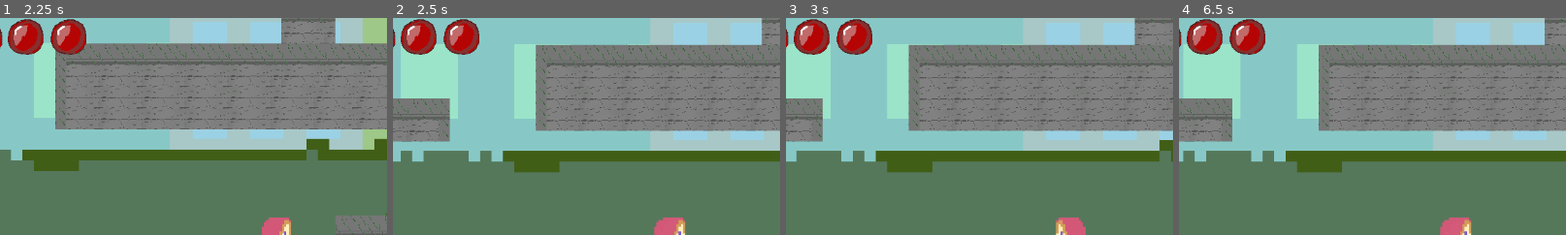
Above: before the commit, frames 1-4 (left to right).
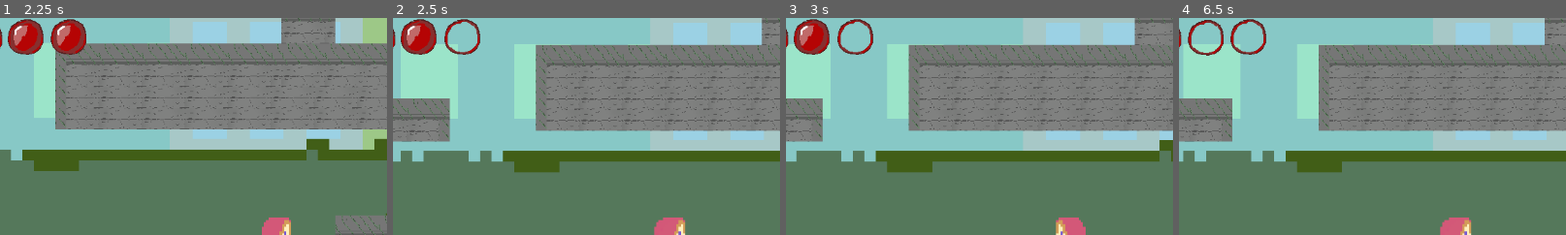
Above: after the commit, the same moments.

Repository: AntMan9VelRiv/Juego_Granada_Game_Jam_2025
Game: Godot game, scene res://escenas/menuPrincipal.tscn
The game is run twice, just before and just after one commit, with the same random seed, the same clock (stepped at 60 frames per second) and the same inputs. Video files are missing from this copy of the repository; at most half a second of black plays in their place.
Inputs (mouse positions are % of the whole screen's width and height, from its top left):
- Up to frame 1 (2.25 s): click (51, 31) at 0.5 s; tap Enter (ui_accept) at 1.25, 1.52 s; hold X (habilidad) 1.28-2.03 s; hold Right (ui_right) from 1.28 s (still down); tap X (habilidad) at 2.1 s
- Up to frame 2 (2.5 s): keep holding Right (ui_right); tap Enter (ui_accept) at 2.27 s
- Up to frame 3 (3 s): release Right (ui_right) at 2.78 s; hold Left (ui_left) from 2.78 s (still down); hold X (habilidad) from 2.78 s (still down)
- Up to frame 4 (6.5 s): release Left (ui_left) at 3.53 s; release X (habilidad) at 3.53 s; hold Right (ui_right) 3.53-5.03 s; tap X (habilidad) at 3.6, 5.1 s; tap Enter (ui_accept) at 3.77, 4.52, 5.27 s; hold X (habilidad) 4.28-5.03 s; hold Left (ui_left) 5.03-5.78 s; hold Right (ui_right) from 5.78 s (still down); hold X (habilidad) from 5.78 s (still down)
The pictures show only the part of the screen within x 14-64%, y 0-50%; the shares and areas given below are measured in that part.

Frame 1 is identical in both runs. In frame 2, 1.1% of the frame differs, in the area x 13-23%, y 0-17%; in frame 3, 1.1%; in frame 4, 2.3%, in the area x 2-23%, y 0-18%.

Commit message:
Versión final

Diff:
--- a/toxicbubble/escenas/controlador.gd
+++ b/toxicbubble/escenas/controlador.gd
@@ -76,16 +76,29 @@
 	actualizar_vidas()
 
 func actualizar_vidas():
+	if not vidas_container:
+		print("Error: HBoxContainer no asignado.")
+		return
+
 	if not corazones_llenos or not corazones_vacios:
 		print("Error: No se pueden actualizar las vidas, listas vacías.")
 		return
 
+	# Recorremos en orden inverso para manejar vidas de derecha a izquierda
 	for i in range(vidas_iniciales):
-		corazones_llenos[i].visible = i < vidas_actuales
-		corazones_vacios[i].visible = i >= vidas_actuales
+		var idx = vidas_iniciales - 1 - i  # Invertimos el índice para hacerlo de derecha a izquierda
+
+		if i < vidas_actuales:
+			corazones_llenos[idx].visible = true
+			corazones_vacios[idx].visible = false
+		else:
+			corazones_llenos[idx].visible = false
+			corazones_vacios[idx].visible = true
 
 	if etiqueta_vidas:
 		etiqueta_vidas.text = "VIDAS: " + str(vidas_actuales)
+
+
 
 func reposicionar_personaje():
 	if is_instance_valid(personaje):
@@ -139,14 +152,33 @@
 
 func reiniciar_variables():
 	print("Reiniciando variables del juego...")
-
-	# Reiniciar todas las variables del juego a sus valores iniciales
 	vidas_actuales = vidas_iniciales
 	burbujas_destruidas = 0
 	derrota = false
-	personaje = null
-	vidas_container = null
-	current_scene = null
 
-	corazones_llenos.clear()
-	corazones_vacios.clear()
+	# NO eliminar referencias a nodos asignados, solo reiniciar valores
+	actualizar_vidas()
+	actualizar_burbujas_label()
+
+
+func inicializar_vidas():
+	if vidas_container:
+		print("HBoxContainer encontrado correctamente.")
+		corazones_llenos.clear()
+		corazones_vacios.clear()
+
+		for child in vidas_container.get_children():
+			if child.name.begins_with("Sprite2DVida") and not child.name.contains("Vacia"):
+				corazones_llenos.append(child)
+			elif child.name.begins_with("Sprite2DVidaVacia"):
+				corazones_vacios.append(child)
+
+		corazones_llenos.sort_custom(Callable(self, "_ordenar_por_nombre"))
+		corazones_vacios.sort_custom(Callable(self, "_ordenar_por_nombre"))
+
+		print("Corazones llenos ordenados:", corazones_llenos)
+		print("Corazones vacíos ordenados:", corazones_vacios)
+
+		actualizar_vidas()
+	else:
+		print("Error: HBoxContainer no asignado.")
--- a/toxicbubble/escenas/nivel.gd
+++ b/toxicbubble/escenas/nivel.gd
@@ -12,10 +12,12 @@
 
 	# Asignar referencias al controlador si existe
 	if Controlador:
+		Controlador.vidas_container = $CanvasLayer/VidasContainer  # ASIGNAR PRIMERO EL CONTENEDOR
 		Controlador.asignar_personaje(personaje)
 		Controlador.asignar_label_vidas(label_vidas)
 		Controlador.total_burbujas = 10
-		Controlador.vidas_container = $CanvasLayer/VidasContainer
+		Controlador.inicializar_vidas()
+
 
 func _on_area_2d_body_entered(body: Node2D) -> void:
 	if body == personaje:
--- a/toxicbubble/escenas/nivel.tscn
+++ b/toxicbubble/escenas/nivel.tscn
@@ -81,9 +81,10 @@
 [sub_resource type="RectangleShape2D" id="RectangleShape2D_s7u32"]
 size = Vector2(9593, 295)
 
-[node name="Node2D" type="Node2D"]
+[node name="Node2D" type="Node2D" node_paths=PackedStringArray("rigidbody_to_change")]
 position = Vector2(-2, 1)
 script = ExtResource("1_7rx7n")
+rigidbody_to_change = NodePath("RigidBody2D")
 
 [node name="StaticBody2D" type="StaticBody2D" parent="."]
 position = Vector2(15, -10)
